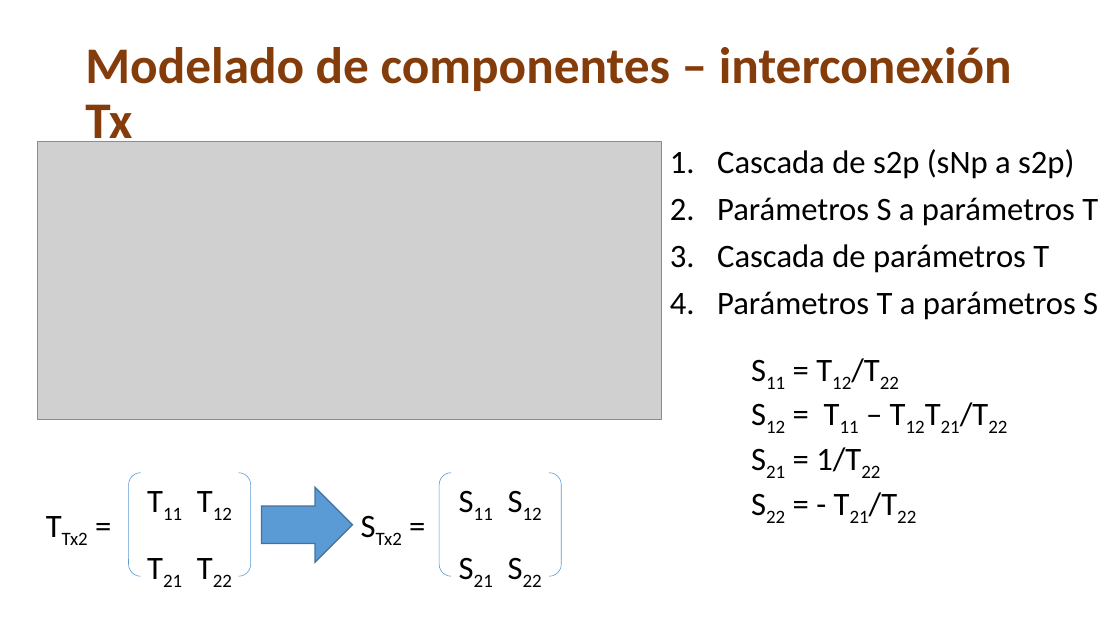
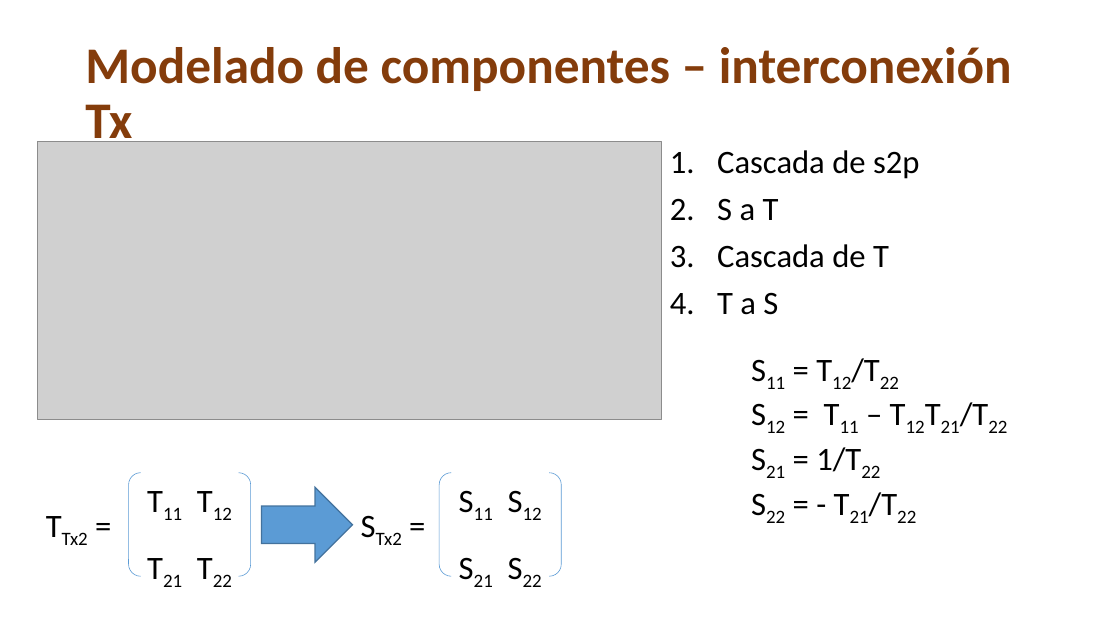
Before and after one commit to franciscoSoler/Polarimetric-Antenna-Calibrator, a slide deck: slide 20 of written/presentation/tesisInformatica.pptm (slide 19 before the commit). Drawn at 1120x630 pixels with LibreOffice and Linux fonts; fonts in the diff are those of the drawing; grey boxes stand for pictures. Boxes give left, top, right and bottom in pixels: in the first picture for what was removed or moved away, otherwise in the second. Text is boxed around its words. In the diff, an @@ line names an element or a change of style, - is before the commit and + after.

Commit message:
added two more slides

```diff
--- a/written/presentation/tesisInformatica.pptm
+++ b/written/presentation/tesisInformatica.pptm
@@ text at bbox=[717, 150, 919, 315]: text changed @@
-1. Cascada de s2p (sNp a s2p)
-2. Parámetros S a parámetros T
-3. Cascada de parámetros T
-4. Parámetros T a parámetros S
+1. Cascada de s2p
+2. S a T
+3. Cascada de T
+4. T a S
```
Also in this commit, not shown: 5 other slides changed, 6 slides added, 2 slides removed, 15 other files.
